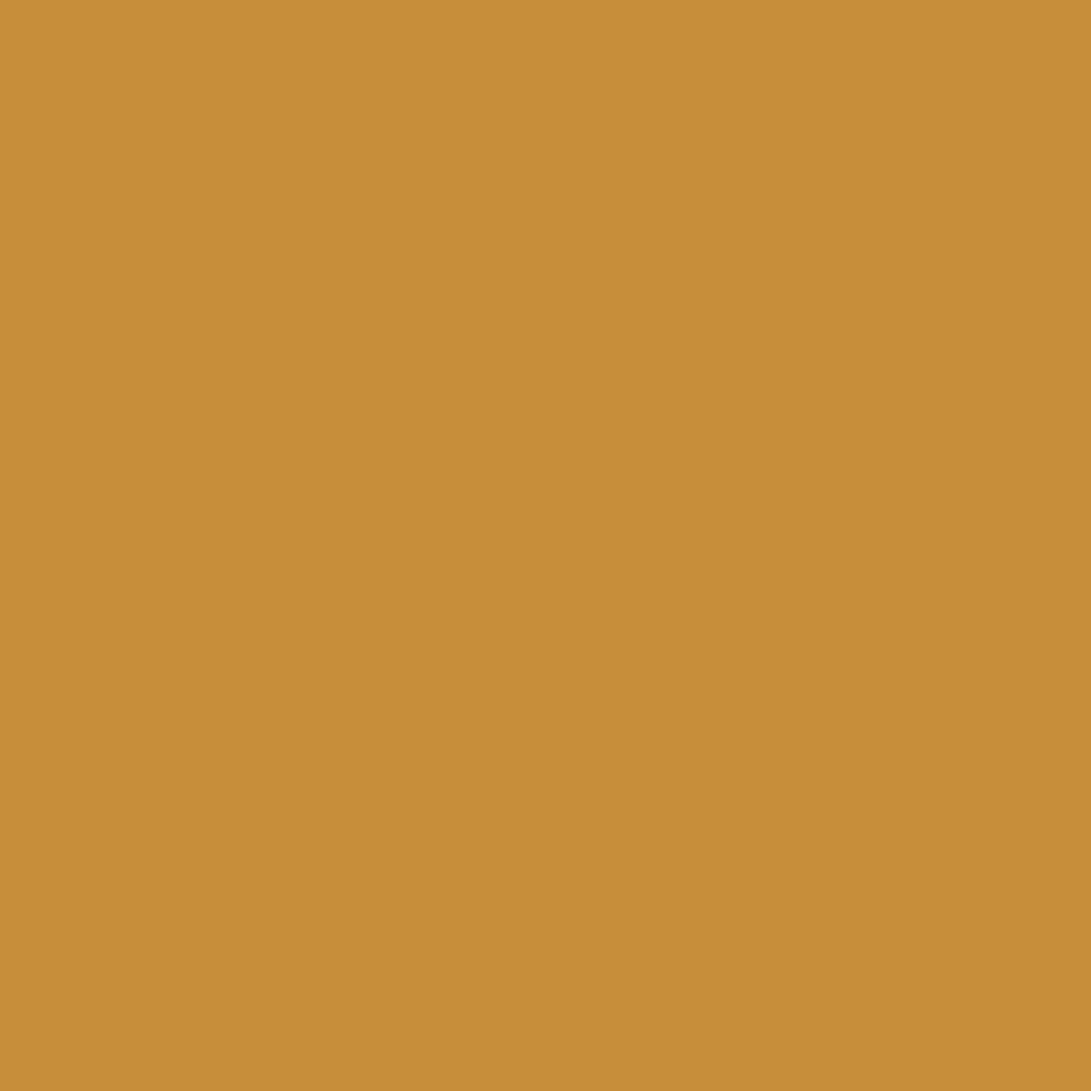
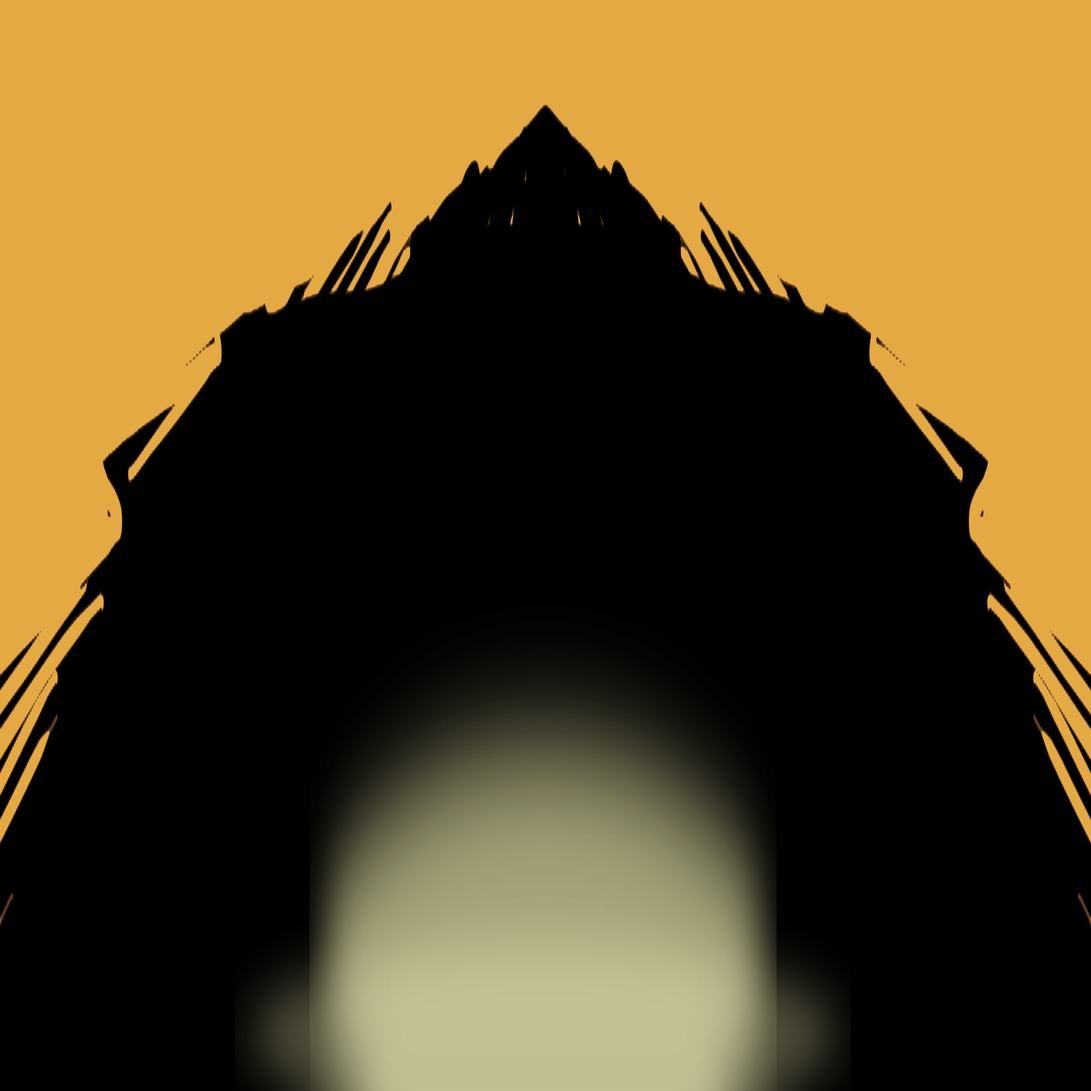
Before/after of a 1091×1091 layered artwork. What changed in the layer stack:
painted on "Layer 1" over [0, 0, 1091, 1091]
